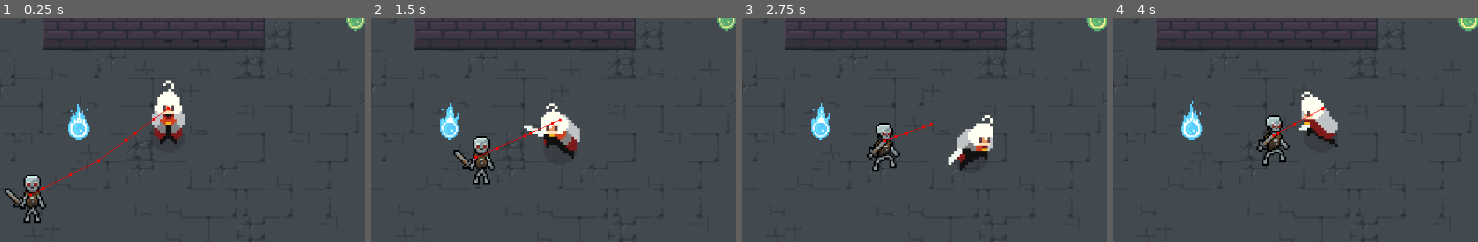
Above: before the commit, frames 1-4 (left to right).
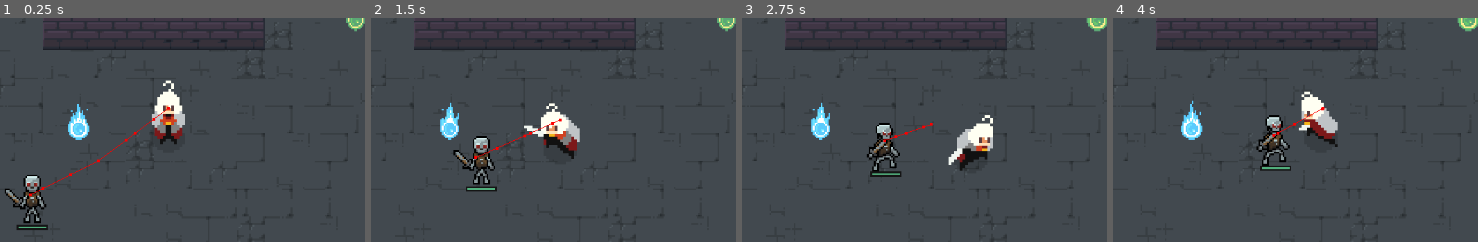
Above: after the commit, the same moments.

Repository: GuusOomen/Arcane-Dungeons-Trials-of-the-Elements
Game: Godot game, scene res://main.tscn
Same seed, same stepped clock (60 frames per second), same inputs: the game is played once before the commit and once after it.
Inputs (mouse positions are % of the whole screen's width and height, from its top left):
- Up to frame 1 (0.25 s): no input
- Up to frame 2 (1.5 s): move the mouse to (79, 45) at 0.52 s; hold D (right) 0.53-1.28 s; tap Space (attack) at 0.6, 1.35 s; move the mouse to (33, 55) at 1.27 s; hold S (down) from 1.28 s (still down)
- Up to frame 3 (2.75 s): move the mouse to (66, 28) at 2.02 s; release S (down) at 2.03 s; hold D (right) from 2.03 s (still down); click (66, 28) at 2.1 s; tap Space (attack) at 2.3 s
- Up to frame 4 (4 s): move the mouse to (49, 70) at 2.77 s; release D (right) at 2.78 s; hold W (up) 2.78-3.53 s; tap Ctrl (dash) at 2.85 s; tap Space (attack) at 3.05, 3.8 s; move the mouse to (87, 65) at 3.52 s; hold A (left) from 3.53 s (still down); tap Shift (roll) at 3.6 s
The pictures show only the part of the screen within x 33-82%, y 31-80%; the shares and areas given below are measured in that part.

The runs differ from the first frame. In frame 1, 0.2% of the frame differs, in the area x 4-14%, y 92-95%; in frame 2, 0.2%; in frame 3, 0.2%, in the area x 35-44%, y 68-71%; in frame 4, 0.2%.

Commit message:
Added health bar to skeleton

Diff:
--- a/Skeleton.tscn
+++ b/Skeleton.tscn
@@ -21,6 +21,7 @@
 [ext_resource type="Texture2D" uid="uid://dsqny5ycx0il7" path="res://enemies/skeleton/Right/Png/SkeletonWithSwordRightHurt.png" id="18_lwst7"]
 [ext_resource type="Texture2D" uid="uid://b0niesy6ir7vc" path="res://enemies/skeleton/Right/Png/SkeletonWithSwordRightIdle.png" id="19_swkfk"]
 [ext_resource type="Texture2D" uid="uid://dv4bo8mtse1xs" path="res://enemies/skeleton/Right/Png/SkeletonWithSwordRightRun.png" id="20_32cq0"]
+[ext_resource type="PackedScene" uid="uid://gqq7opqr8gnq" path="res://enemies/healthbar.tscn" id="22_wha6g"]
 
 [sub_resource type="CapsuleShape2D" id="CapsuleShape2D_h655u"]
 radius = 8.0
@@ -1098,21 +1099,22 @@
 position = Vector2(0, 3)
 shape = SubResource("CapsuleShape2D_8u0b4")
 
+[node name="Healthbar" parent="." instance=ExtResource("22_wha6g")]
+anchors_preset = 10
+anchor_bottom = 0.0
+offset_left = -8.0
+offset_top = 19.0
+offset_right = 8.0
+offset_bottom = 20.0
+grow_vertical = 1
+
 [connection signal="area_entered" from="Front-Detect" to="." method="_on_detect_area_entered" binds= ["Front"]]
 [connection signal="area_exited" from="Front-Detect" to="." method="_on_detect_area_exited" binds= ["Front"]]
-[connection signal="body_entered" from="Front-Detect" to="." method="_on_detect_body_entered" binds= ["Front"]]
-[connection signal="body_exited" from="Front-Detect" to="." method="_on_detect_body_exited" binds= ["Front"]]
 [connection signal="area_entered" from="Back-Detect" to="." method="_on_detect_area_entered" binds= ["Back"]]
 [connection signal="area_exited" from="Back-Detect" to="." method="_on_detect_area_exited" binds= ["Back"]]
-[connection signal="body_entered" from="Back-Detect" to="." method="_on_detect_body_entered" binds= ["Back"]]
-[connection signal="body_exited" from="Back-Detect" to="." method="_on_detect_body_exited" binds= ["Back"]]
 [connection signal="area_entered" from="Right-Detect" to="." method="_on_detect_area_entered" binds= ["Right"]]
 [connection signal="area_exited" from="Right-Detect" to="." method="_on_detect_area_exited" binds= ["Right"]]
-[connection signal="body_entered" from="Right-Detect" to="." method="_on_detect_body_entered" binds= ["Right"]]
-[connection signal="body_exited" from="Right-Detect" to="." method="_on_detect_body_exited" binds= ["Right"]]
 [connection signal="area_entered" from="Left-Detect" to="." method="_on_detect_area_entered" binds= ["Left"]]
 [connection signal="area_exited" from="Left-Detect" to="." method="_on_detect_area_exited" binds= ["Left"]]
-[connection signal="body_entered" from="Left-Detect" to="." method="_on_detect_body_entered" binds= ["Left"]]
-[connection signal="body_exited" from="Left-Detect" to="." method="_on_detect_body_exited" binds= ["Left"]]
 [connection signal="timeout" from="AttackTimer" to="." method="_on_attack_timer_timeout"]
 [connection signal="timeout" from="NavigationTimer" to="." method="_on_navigation_timer_timeout"]
--- a/skeleton.gd
+++ b/skeleton.gd
@@ -21,6 +21,10 @@
 @onready var attack_timer = $AttackTimer
 @onready var nav_timer = $NavigationTimer
 @onready var player = get_tree().get_first_node_in_group("Player")
+@onready var healthbar = $Healthbar
+
+func _ready() -> void:
+	healthbar.init_health(health)
 
 func _physics_process(delta: float) -> void:
 	## Determine the character's facing direction based on input
@@ -73,6 +77,7 @@
 	if health > 0:
 		health -= 1
 		play_animation(current_direction + "-Hurt")
+		healthbar.health = health
 	else:
 		death()
 
Not shown: 1 places in Skeleton.tscn that only renumber resources
